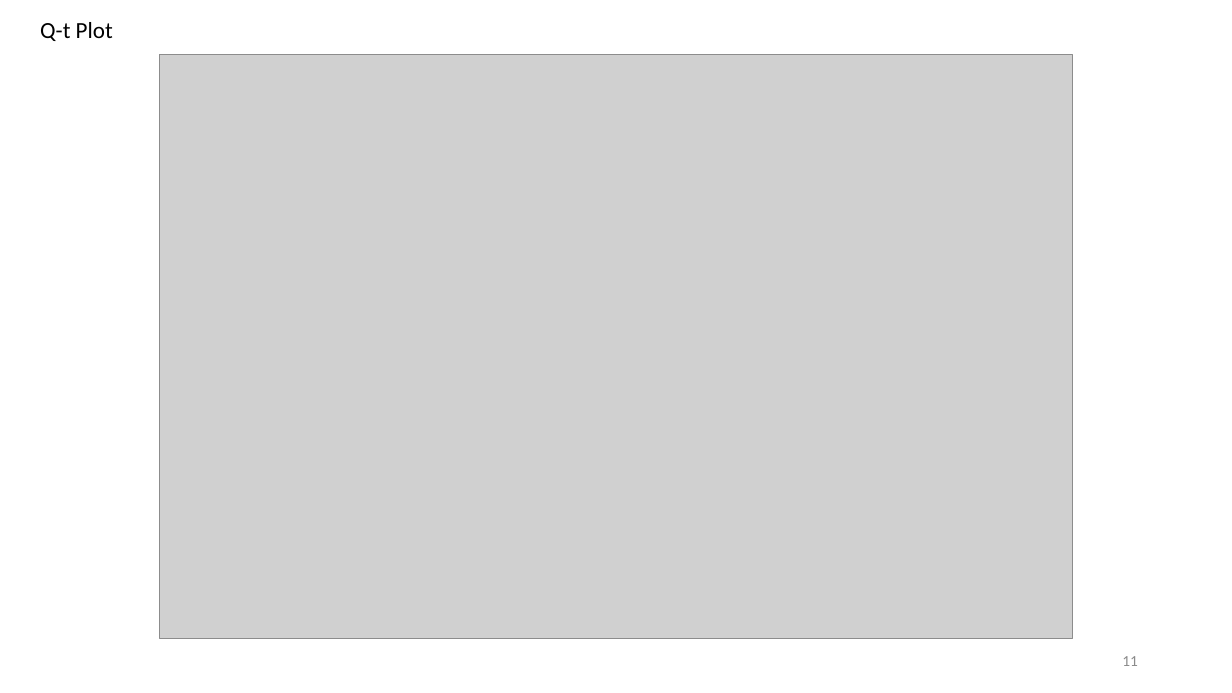
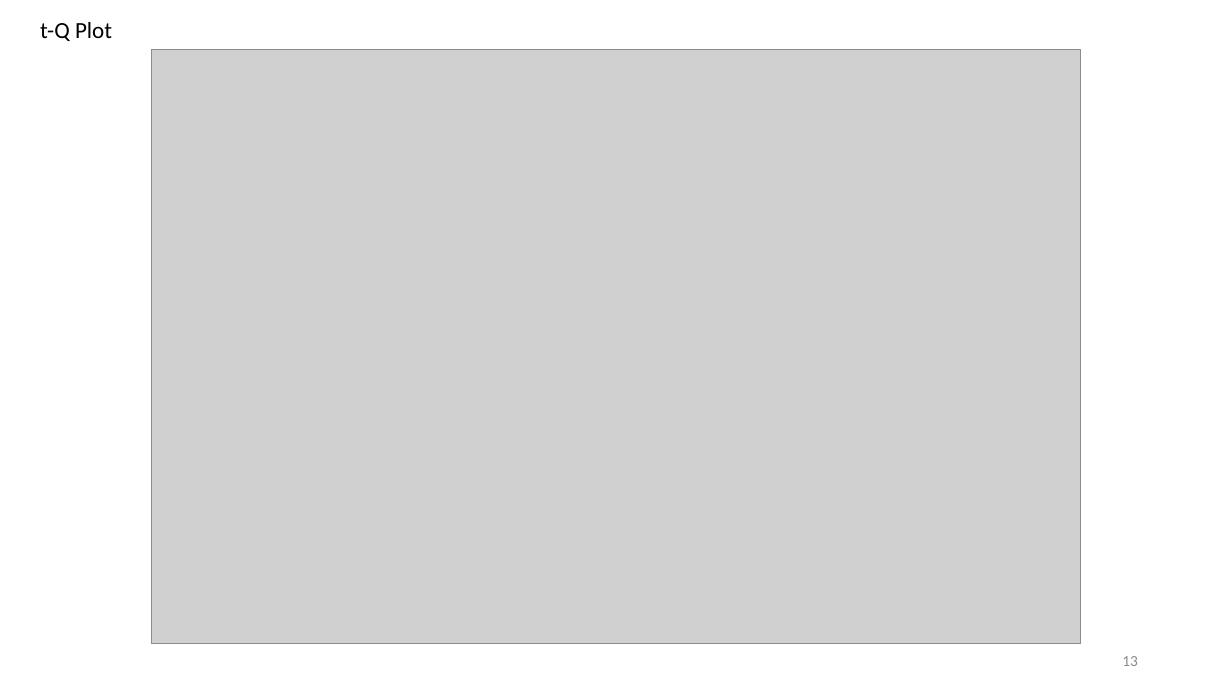
Before and after one commit to damiel-hub/open_channel_watlab_demo, a slide deck: slide 13 of class_slides/Watlab post analysis.pptx (slide 11 before the commit). Drawn at 1232x693 pixels with LibreOffice and Linux fonts; fonts in the diff are those of the drawing; grey boxes stand for pictures. Boxes give left, top, right and bottom in pixels: in the first picture for what was removed or moved away, otherwise in the second. Text is boxed around its words. In the diff, an @@ line names an element or a change of style, - is before the commit and + after.

```diff
--- a/class_slides/Watlab post analysis.pptx
+++ b/class_slides/Watlab post analysis.pptx
@@ text at box(40, 22, 112, 41): text changed @@
-Q-t Plot
+t-Q Plot
@@ picture: place and size @@
-picture at box(160, 55, 1073, 639)
+picture at box(152, 49, 1081, 643)
@@ page number at box(1122, 656, 1138, 666): text changed @@
-11
+13
```
Also in this commit, not shown: 2 other slides changed, 3 slides added, 2 other files.
